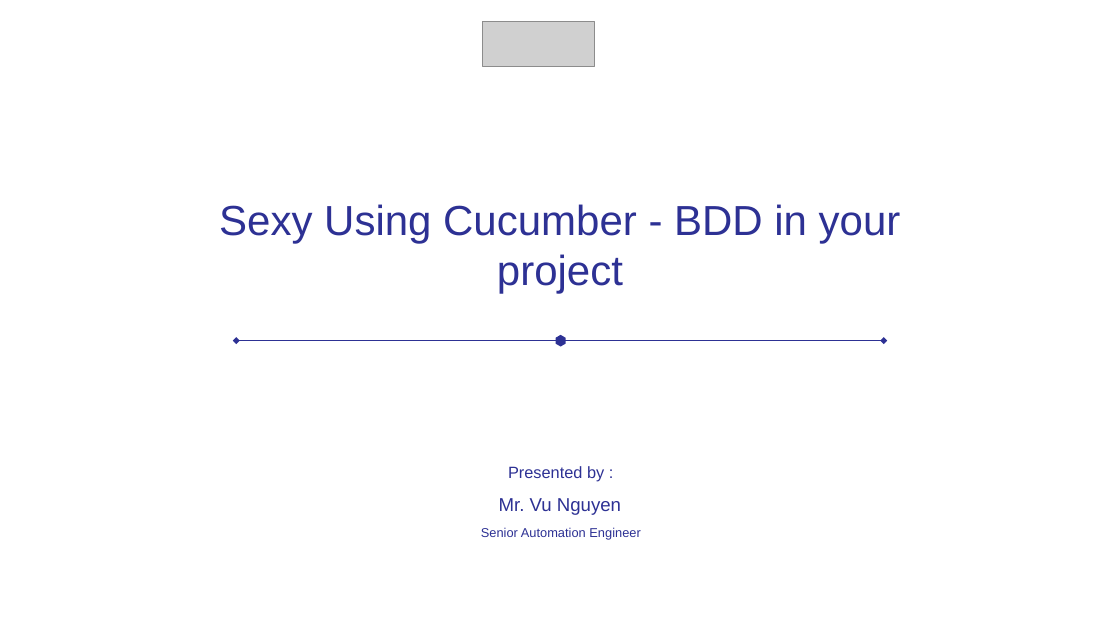
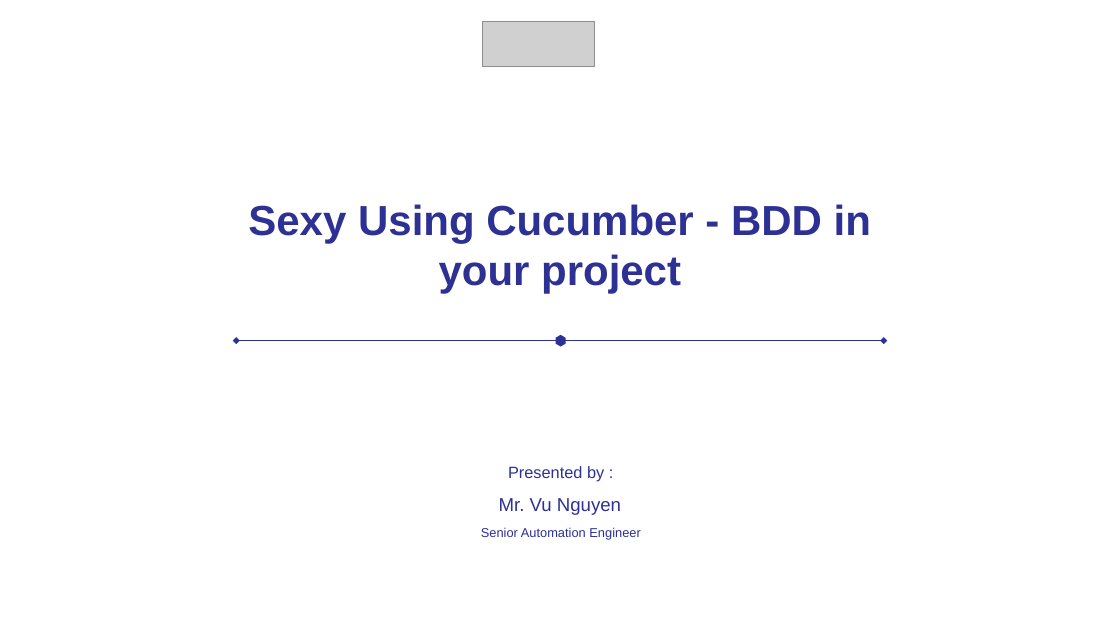
Before and after one commit to vunguyen2588/Cucumber, a slide deck: slide 1 of b4uconference_cucumber_slide.pptx. Drawn at 1120x630 pixels with LibreOffice and Linux fonts; fonts in the diff are those of the drawing; grey boxes stand for pictures. Boxes give left, top, right and bottom in pixels: in the first picture for what was removed or moved away, otherwise in the second. Text is boxed around its words. In the diff, an @@ line names an element or a change of style, - is before the commit and + after.

```diff
--- a/b4uconference_cucumber_slide.pptx
+++ b/b4uconference_cucumber_slide.pptx
@@ title "Sexy Using Cucumber - BDD ..." at bbox=[248, 204, 871, 294]: bold on @@
```
Also in this commit, not shown: 8 other slides changed, 4 slides added, 4 slides removed.
